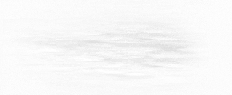
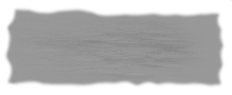
The second 232 × 95 image is a revision of the first. Changes to its layers:
painted on "land3.png" over [0, 0, 232, 95]
